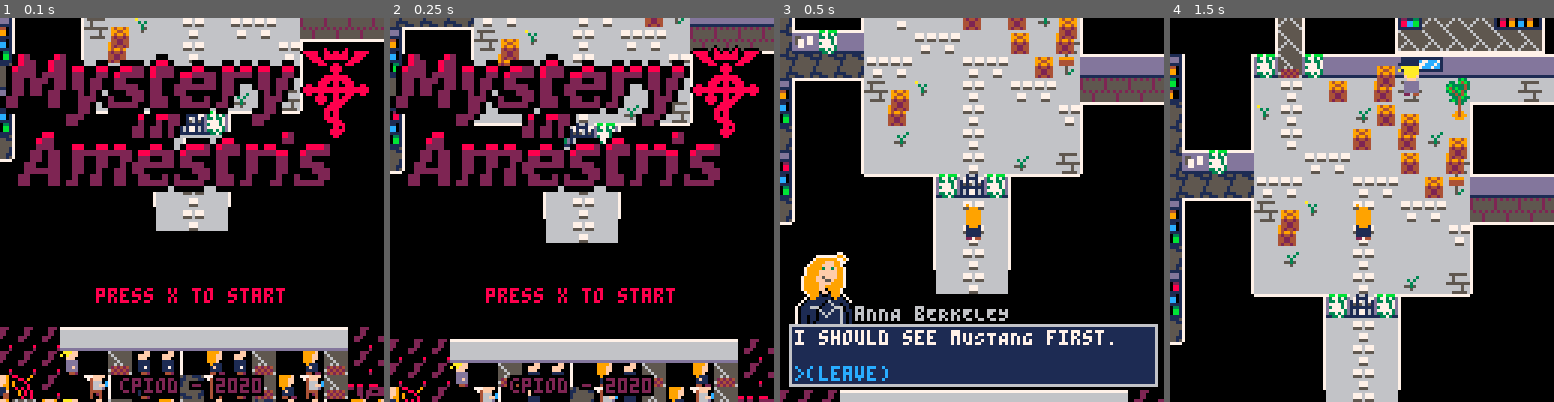
Above: before the commit, frames 1-4 (left to right).
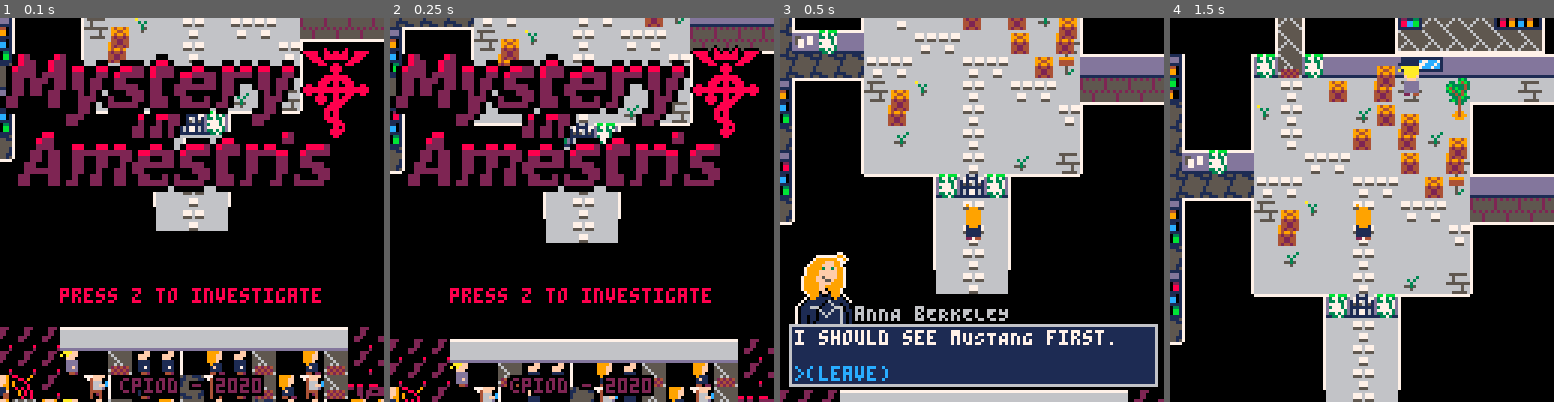
Above: after the commit, the same moments.

Repository: cpiod/mystery-in-amestris
Game: PICO-8 cartridge santa.p8
The game is run twice, just before and just after one commit, with the same random seed, the same clock (stepped at 60 frames per second) and the same inputs.
Inputs:
- Up to frame 1 (0.1 s): no input
- Up to frame 2 (0.25 s): no input
- Up to frame 3 (0.5 s): tap O (Z key) at 0.33 s
- Up to frame 4 (1.5 s): tap O (Z key) at 0.7, 1.43 s; tap X (X key) at 1.07 s

The runs differ from the first frame. In frame 1, 1.0% of the frame differs, in the area x 15-84%, y 70-75%; in frame 2, 1.0%; in frame 3, nothing differs; in frame 4, nothing differs.

Commit message:
Title screen

Diff:
--- a/santa.p8
+++ b/santa.p8
@@ -7,9 +7,7 @@
 function _init()
 -- o:
 -- 0=up, 1=down, 2=left, 3=right
- p={x=29*8,y=(20+5)*8,o=0,f=false}
- p.ox=p.x
- p.oy=p.y-5*8
+ p={x=8000,y=8000,o=0,f=false}
 
  camx=title_screen[1].x*8-60
  camy=title_screen[1].y*8-60
@@ -50,14 +48,17 @@
 title_screen={
 {x=29,y=27,dx=0,dy=-1},
 {x=29,y=18,dx=-1,dy=0},
-{x=8,y=18,dx=.5,dy=-.5},
+{x=12,y=18,dx=0,dy=-1},
+{x=12,y=8,dx=1,dy=0},
 {x=18,y=8,dx=1,dy=0},
 {x=35,y=8,dx=0,dy=1},
-{x=35,y=19,dx=.5,dy=-.5},
+{x=35,y=19,dx=1,dy=0},
+{x=42,y=19,dx=0,dy=-1},
 {x=42,y=12,dx=1,dy=0},
 {x=58,y=12,dx=0,dy=-1},
 {x=58,y=4,dx=-1,dy=0},
-{x=43,y=4,dx=-.5,dy=.5}}
+{x=43,y=4,dx=0,dy=1},
+{x=43,y=18,dx=-1,dy=0}}
 title_index=1
 
 function update_title()
@@ -76,6 +77,9 @@
 
  if btnp(🅾️) then
   mode=1
+  p={x=29*8,y=(20+5)*8,o=0,f=false}
+  p.ox=p.x
+  p.oy=p.y-5*8
   camx=p.x-60
   camy=p.y-68
   start_dial(9)
@@ -532,7 +536,7 @@
 	 sspr(48,96,3*8,4*8,camx+100,camy+9,3*8,4*8)
 	 sspr(72,104,7*8,3*8,camx,camy+10,7*8*2,3*8*2)
 	 if t()%1<.8 then
-   print_center("press x to start",camx,camy+90,8)
+   print_center("press z to investigate",camx,camy+90,8)
   end
 	 local t="cpiod - 2020"
   print_center(t,camx,camy+120,2)
